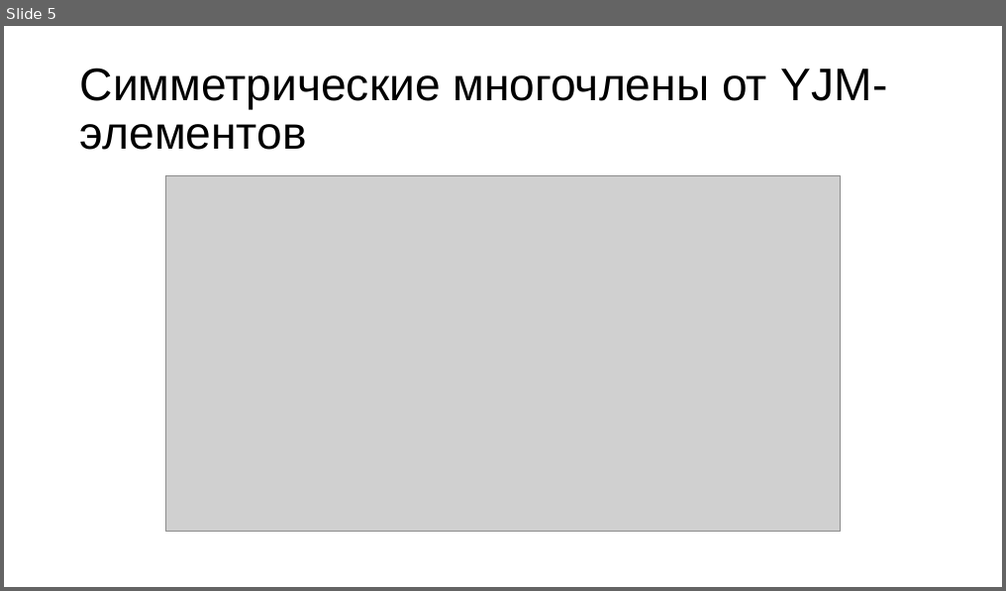
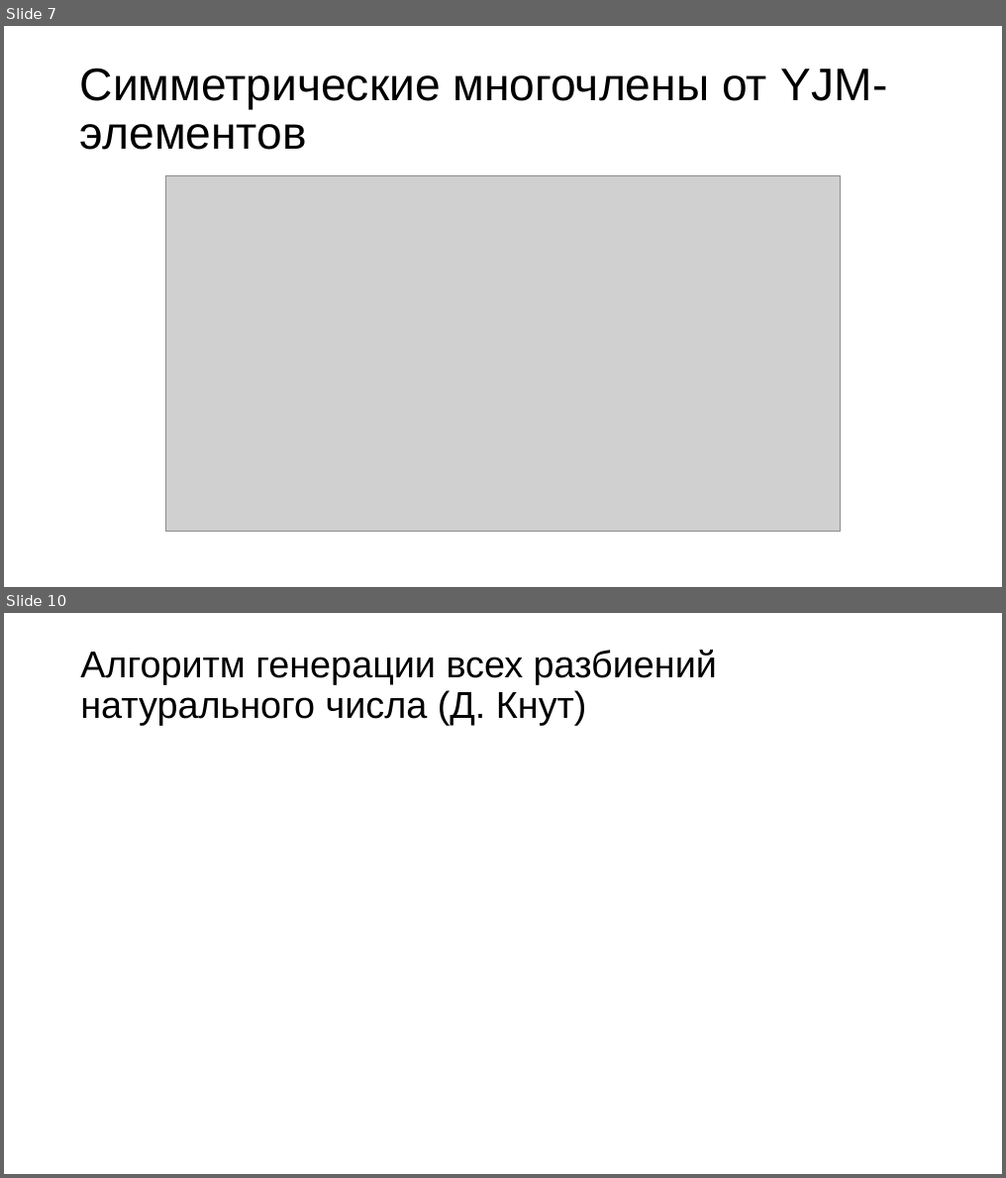
Before and after one commit to deathguard771/deathguard771, a slide deck: ПЗ/Sterlyagov_A_A.pptx. Shown one above the other, each under a label of ours: slide 5 before the commit, slides 7 and 10 after it; the slides between them are not shown. The pictures are 1006x591 and 1006x1178 pixels, drawn with LibreOffice and Linux fonts; fonts in the diff are those of the drawing; grey boxes stand for pictures. Boxes give left, top, right and bottom in pixels: in the first picture for what was removed or moved away, otherwise in the second. Text is boxed around its words. In the diff, an @@ line names an element or a change of style, - is before the commit and + after.

```diff
--- a/ПЗ/Sterlyagov_A_A.pptx
+++ b/ПЗ/Sterlyagov_A_A.pptx
@@ slide 10 added at (x1=4, y1=613, x2=1002, y2=1174), background #FFFFFF @@
@@ title added at (x1=80, y1=650, x2=717, y2=725), 36 pt, text #000000 @@
+Алгоритм генерации всех разбиений натурального числа (Д. Кнут)
@@ what was slide 5 is now slide 7 @@
```
Also in this commit, not shown: 8 slides changed, 7 other slides added, 1 slide removed, 7 other files.
